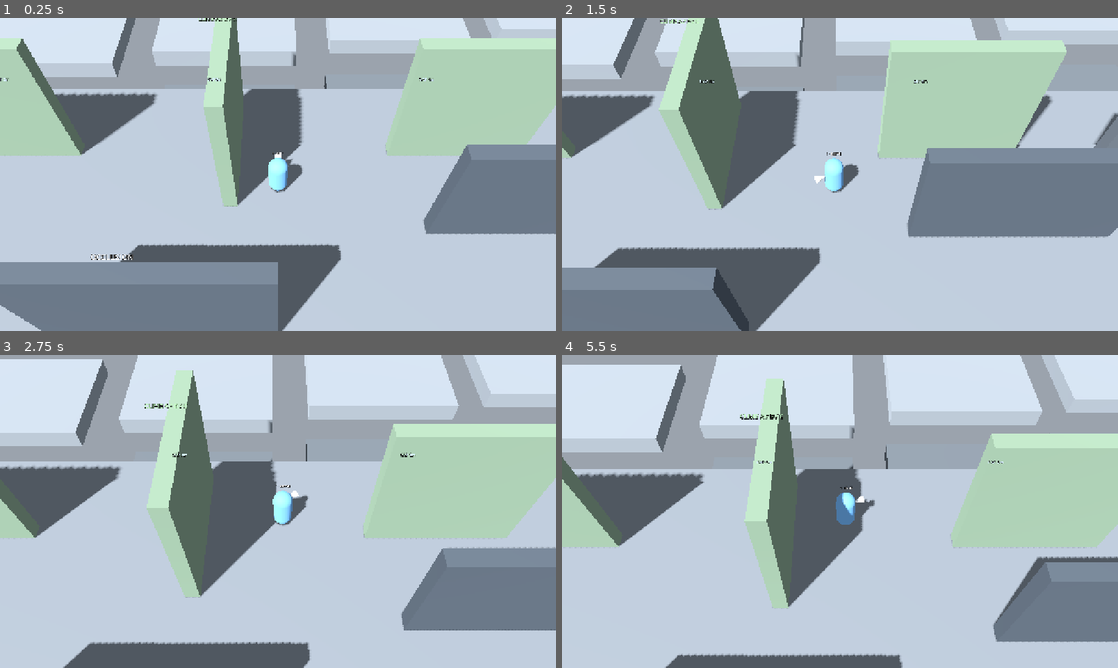
Above: before the commit, frames 1-4 (two rows, left to right).
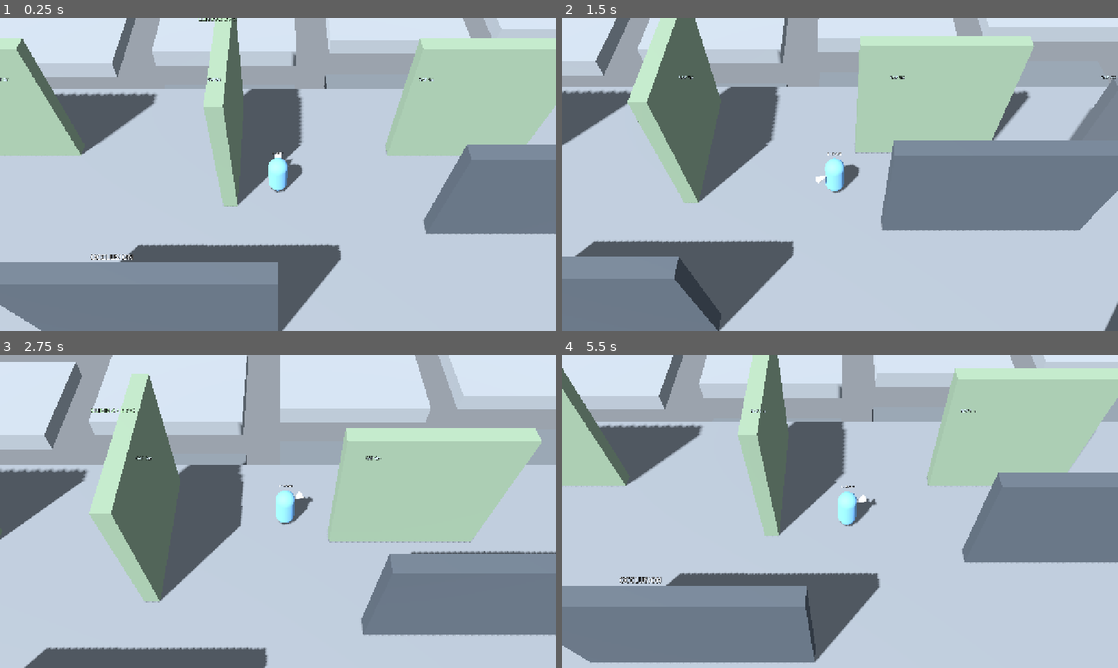
Above: after the commit, the same moments.

Repository: k3vin7/personalized_RPG
Game: Godot game, scene res://scenes/playground.tscn
Same seed, same stepped clock (60 frames per second), same inputs: the game is played once before the commit and once after it. This scene is started directly instead of the project's main scene.
Inputs (mouse positions are in pixels of both pictures, inside the frame that each line leads up to):
- Up to frame 1 (0.25 s): no input
- Up to frame 2 (1.5 s): move the mouse to (962, 158) at 0.52 s; hold Right mouse button (move_click) 0.53-1.28 s; move the mouse to (728, 190) at 1.27 s; right-click (728, 190) at 1.35 s
- Up to frame 3 (2.75 s): move the mouse to (333, 442) at 2.02 s; hold Right mouse button (move_click) from 2.03 s (still down)
- Up to frame 4 (5.5 s): move the mouse to (812, 574) at 2.77 s; release Right mouse button (move_click) at 2.78 s; right-click (812, 574) at 2.85 s; move the mouse to (1006, 558) at 3.52 s; hold Right mouse button (move_click) 3.53-4.28 s; tap Escape (cancel) at 4.15 s; tap Enter at 4.25 s; move the mouse to (673, 464) at 4.27 s; right-click (673, 464) at 4.35 s; move the mouse to (867, 511) at 5.02 s; hold Right mouse button (move_click) from 5.03 s (still down)

The runs differ from the first frame. In frame 2, 27% of the frame differs, in the area x 0-100%, y 0-100%; in frame 3, 33%; in frame 4, 64%.

Commit message:
단계 1 수정: 내 발보다 낮은 벽 전부 투명화, 드래그 중 상태 깜빡임·정지 제거, 벽을 NavMesh 굽기에 포함

Diff:
--- a/scripts/camera/occlusion_fader.gd
+++ b/scripts/camera/occlusion_fader.gd
@@ -7,6 +7,11 @@
 # through the wall, not at the wall.
 
 const OCCLUDER_GROUP := "occluder"
+# Every wall that is allowed to fade, with its top height in the "top_y" meta.
+const WALL_GROUP := "fadeable_wall"
+# Strictly below our feet by this much, so a wall whose top is level with the
+# ground we stand on stays solid.
+const FADE_BELOW_MARGIN := 0.1
 const FADE_HIDDEN := 0.25
 const FADE_VISIBLE := 1.0
 const FADE_SPEED := 8.0
@@ -40,6 +45,20 @@
 	if not is_instance_valid(camera) or camera.camera == null or not is_instance_valid(target):
 		return
 	var blocking := _walls_in_the_way()
+	# Height rule, independent of what the camera ray happens to graze: a wall
+	# that tops out below our feet is behind us as far as the view is concerned,
+	# so it fades whether it is next to us or across the map.
+	var feet_y := target.global_position.y - Player.BODY_HALF_HEIGHT - FADE_BELOW_MARGIN
+	for node in get_tree().get_nodes_in_group(WALL_GROUP):
+		var wall := node as CollisionObject3D
+		if wall == null:
+			continue
+		var wall_id := wall.get_instance_id()
+		if not _levels.has(wall_id):
+			_levels[wall_id] = {"body": wall, "level": FADE_VISIBLE}
+		if float(wall.get_meta("top_y", INF)) < feet_y:
+			blocking[wall_id] = true
+
 	# Known walls ease towards hidden or visible; the dither makes the change
 	# readable without any sorting problems.
 	for instance_id in _levels.keys():
--- a/scripts/player/player_movement.gd
+++ b/scripts/player/player_movement.gd
@@ -21,6 +21,7 @@
 var _path := PackedVector3Array()
 var _path_index := 0
 var _pending_frames := 0
+var _path_dirty := false
 var _retries := 0
 var _drag_left := 0.0
 
@@ -43,20 +44,26 @@
 	_path.clear()
 	_path_index = 0
 	_retries = 0
-	if player.state == Player.State.MOVE:
-		player.change_state(Player.State.IDLE)
+	_path_dirty = false
 
 
 func set_target(world_point: Vector3) -> void:
+	# An order to where we already stand is not an order. Without this, holding
+	# the button with the cursor over your own feet arrives, cancels and
+	# re-orders every tenth of a second, which reads as a flickering state.
+	if _flat_distance(player.global_position, world_point) <= ARRIVE_TOLERANCE:
+		return
 	_target = world_point
 	_has_target = true
 	_agent.target_position = world_point
-	_path.clear()
-	_path_index = 0
 	_retries = 0
 	# The agent reports its previous path as finished until the server has taken
-	# the new target. Do not read arrival from that one frame window.
+	# the new target, so the result is only read after a few frames. The path we
+	# already have stays in use until then: a held right button re-issues the
+	# order ten times a second, and dropping the path on each one would stop the
+	# body dead between queries and flicker the state.
 	_pending_frames = 3
+	_path_dirty = true
 
 
 func _unhandled_input(event: InputEvent) -> void:
@@ -84,18 +91,19 @@
 		_drag_left = 0.0
 
 	var desired := _desired_velocity()
-	var speed := player.stats.ratio()
 	if desired.length_squared() > 0.0001:
 		player.velocity.x = desired.x
 		player.velocity.z = desired.z
 		player.face_direction(desired, delta)
-		if player.state == Player.State.IDLE:
-			player.change_state(Player.State.MOVE)
 	else:
 		player.velocity.x = 0.0
 		player.velocity.z = 0.0
-		if player.state == Player.State.MOVE:
-			player.change_state(Player.State.IDLE)
+	# Taken from whether an order stands, not from this frame's velocity: a
+	# re-query gap is still MOVE, because the order has not gone anywhere.
+	if _has_target and player.state == Player.State.IDLE:
+		player.change_state(Player.State.MOVE)
+	elif not _has_target and player.state == Player.State.MOVE:
+		player.change_state(Player.State.IDLE)
 	# Gravity is here even before the jump stage, or the body floats off ledges.
 	if player.is_on_floor():
 		player.velocity.y = -0.5
@@ -138,21 +146,10 @@
 		return Vector3.ZERO
 	if _pending_frames > 0:
 		_pending_frames -= 1
+	elif _path_dirty or _path.is_empty():
+		_query_path()
+	if _path.is_empty():
 		return Vector3.ZERO
-	if _path.is_empty():
-		# One call makes the agent run its pending query; the points are then
-		# ours to walk.
-		_agent.get_next_path_position()
-		_path = _agent.get_current_navigation_path()
-		_path_index = 0
-		if _path.is_empty():
-			_retries += 1
-			if _retries > PATH_QUERY_RETRIES:
-				cancel_target()
-				return Vector3.ZERO
-			_pending_frames = 1
-			return Vector3.ZERO
-		_retries = 0
 
 	var last_index := _path.size() - 1
 	while _path_index < _path.size():
@@ -161,7 +158,10 @@
 			break
 		_path_index += 1
 	if _path_index >= _path.size():
-		cancel_target()
+		# Walked out the old path while a new one is still being prepared: wait
+		# for it rather than reporting an arrival that is not one.
+		if not _path_dirty:
+			cancel_target()
 		return Vector3.ZERO
 
 	var step := _path[_path_index] - player.global_position
@@ -171,5 +171,23 @@
 	return step.normalized() * move_speed()
 
 
+func _query_path() -> void:
+	# One call makes the agent run its pending query; the points are then ours
+	# to walk in XZ.
+	_agent.get_next_path_position()
+	var result := _agent.get_current_navigation_path()
+	if result.is_empty():
+		_retries += 1
+		if _retries > PATH_QUERY_RETRIES:
+			cancel_target()
+			return
+		_pending_frames = 1
+		return
+	_path = result
+	_path_index = 0
+	_path_dirty = false
+	_retries = 0
+
+
 func _flat_distance(a: Vector3, b: Vector3) -> float:
 	return Vector2(a.x, a.z).distance_to(Vector2(b.x, b.z))
--- a/scripts/world/playground.gd
+++ b/scripts/world/playground.gd
@@ -78,9 +78,11 @@
 	nav_mesh.cell_height = 0.25
 	nav_mesh.geometry_source_geometry_mode = NavigationMesh.SOURCE_GEOMETRY_ROOT_NODE_CHILDREN
 	nav_mesh.geometry_parsed_geometry_type = NavigationMesh.PARSED_GEOMETRY_STATIC_COLLIDERS
-	# Only the World layer is walkable: climb walls and smooth walls must not
-	# contribute a surface.
-	nav_mesh.geometry_collision_mask = WORLD_LAYER
+	# Walls are parsed too, so a path routes around them instead of straight
+	# through. They cannot contribute a walkable surface: their faces are
+	# vertical, and every wall here is 0.6 m thick, which agent_radius erodes
+	# away entirely, so no polygon forms on top of one either.
+	nav_mesh.geometry_collision_mask = WORLD_LAYER | WALL_LAYER | CLIMBABLE_LAYER
 	_region.navigation_mesh = nav_mesh
 	_region.bake_finished.connect(_on_bake_finished)
 	_region.call_deferred("bake_navigation_mesh", true)
@@ -170,6 +172,38 @@
 	await get_tree().create_timer(3.0).timeout
 	print("PLAYGROUND_SMOKE_GAP peer=%d stopped_z=%.2f crossed=%s" % [
 		multiplayer.get_unique_id(), local.global_position.z, local.global_position.z < -2.5])
+
+	# A held right button re-issues the order ten times a second. The state must
+	# not flicker and the body must not stall between the queries.
+	# Far enough that the whole window is travel: measuring past the arrival
+	# would just be counting the time spent standing still.
+	local.global_position = Vector3(1.5, 1.0, 16.0)
+	await get_tree().create_timer(0.6).timeout
+	var flips := 0
+	var last_state := local.state
+	var stalls := 0
+	var drag_target := Vector3(1.5, 0.0, -1.0)
+	for _tick in range(240):
+		if _tick % 12 == 0:
+			local.movement.set_target(drag_target)
+		await get_tree().physics_frame
+		if local.state != last_state:
+			flips += 1
+			last_state = local.state
+		if Vector2(local.velocity.x, local.velocity.z).length() < 0.5:
+			stalls += 1
+	print("PLAYGROUND_SMOKE_DRAG state_flips=%d stalled_frames=%d of 240" % [flips, stalls])
+
+	# Walls below the character fade by height alone, wherever they are. From
+	# the high platform the smooth wall (top 4 m) is under our feet; from the
+	# plaza nothing is, and no occluder sits in this line of sight either.
+	local.global_position = Vector3(14.0, 6.0, 14.0)
+	await get_tree().create_timer(1.2).timeout
+	var faded_high := OcclusionFader.faded_rids().size()
+	local.global_position = Vector3(-15.0, 1.0, 6.0)
+	await get_tree().create_timer(1.2).timeout
+	var faded_low := OcclusionFader.faded_rids().size()
+	print("PLAYGROUND_SMOKE_FADE on_platform=%d on_plaza=%d" % [faded_high, faded_low])
 
 	if multiplayer.is_server():
 		# Long enough that the other process has really gone, not merely queued.
@@ -257,9 +291,9 @@
 
 func _build_walls() -> void:
 	# Climbable, 6 x 6. A faces the camera, B faces sideways, C faces away.
-	_box("ClimbWallA", Vector3(-14.0, 3.0, 2.0), Vector3(6.0, 6.0, 0.6), Color("7a8f7a"), CLIMBABLE_LAYER, true)
-	_box("ClimbWallB", Vector3(-4.0, 3.0, 2.0), Vector3(0.6, 6.0, 6.0), Color("7a8f7a"), CLIMBABLE_LAYER, true)
-	_box("ClimbWallC", Vector3(6.0, 3.0, 2.0), Vector3(6.0, 6.0, 0.6), Color("7a8f7a"), CLIMBABLE_LAYER, true)
+	_box("ClimbWallA", Vector3(-14.0, 3.0, 2.0), Vector3(6.0, 6.0, 0.6), Color("7a8f7a"), CLIMBABLE_LAYER)
+	_box("ClimbWallB", Vector3(-4.0, 3.0, 2.0), Vector3(0.6, 6.0, 6.0), Color("7a8f7a"), CLIMBABLE_LAYER)
+	_box("ClimbWallC", Vector3(6.0, 3.0, 2.0), Vector3(6.0, 6.0, 0.6), Color("7a8f7a"), CLIMBABLE_LAYER)
 	_sign("CLIMB A / B / C", Vector3(-4.0, 7.0, 2.0), Color("c8ffc8"))
 	# Smooth wall: looks the same, cannot be climbed.
 	_box("SmoothWall", Vector3(16.0, 2.0, 2.0), Vector3(6.0, 4.0, 0.6), Color("555b62"), WALL_LAYER)
@@ -268,8 +302,8 @@
 
 func _build_occluders() -> void:
 	# Between the camera and the plaza, so walking behind one fades it.
-	_box("OccluderA", Vector3(-6.0, 2.5, 10.0), Vector3(8.0, 5.0, 0.6), Color("4b535c"), WALL_LAYER, true, true)
-	_box("OccluderB", Vector3(8.0, 2.5, 6.0), Vector3(8.0, 5.0, 0.6), Color("4b535c"), WALL_LAYER, true, true)
+	_box("OccluderA", Vector3(-6.0, 2.5, 10.0), Vector3(8.0, 5.0, 0.6), Color("4b535c"), WALL_LAYER, true)
+	_box("OccluderB", Vector3(8.0, 2.5, 6.0), Vector3(8.0, 5.0, 0.6), Color("4b535c"), WALL_LAYER, true)
 	_sign("OCCLUSION", Vector3(-6.0, 6.0, 10.0), Color.WHITE)
 
 
@@ -279,7 +313,6 @@
 		size: Vector3,
 		color: Color,
 		layer: int,
-		outside_navigation := false,
 		occluder := false) -> StaticBody3D:
 	var body := StaticBody3D.new()
 	body.name = box_name
@@ -295,15 +328,21 @@
 	var box_mesh := BoxMesh.new()
 	box_mesh.size = size
 	mesh_instance.mesh = box_mesh
-	if occluder:
-		# Dither fade needs the shader; everything else can stay a plain
-		# material so the fade path is only paid for where it is used.
+	# Anything on a wall layer can fade, whether or not it is in the way: a wall
+	# that tops out below the character is fading by height alone. World layer
+	# boxes are floors, steps and platforms, and must never fade or standing on
+	# a step would dissolve the ground under it.
+	var is_wall := layer == WALL_LAYER or layer == CLIMBABLE_LAYER
+	if is_wall or occluder:
 		var shader_material := ShaderMaterial.new()
 		shader_material.shader = load("res://shaders/dither_fade.gdshader")
 		shader_material.set_shader_parameter("albedo", color)
 		shader_material.set_shader_parameter("fade", 1.0)
 		mesh_instance.material_override = shader_material
-		body.add_to_group(OcclusionFader.OCCLUDER_GROUP)
+		body.set_meta("top_y", at_position.y + size.y * 0.5)
+		body.add_to_group(OcclusionFader.WALL_GROUP)
+		if occluder:
+			body.add_to_group(OcclusionFader.OCCLUDER_GROUP)
 	else:
 		var material := StandardMaterial3D.new()
 		material.albedo_color = color
@@ -311,11 +350,7 @@
 		mesh_instance.material_override = material
 	body.add_child(mesh_instance)
 
-	# Only navigation geometry hangs under the region.
-	if outside_navigation:
-		add_child(body)
-	else:
-		_region.add_child(body)
+	_region.add_child(body)
 	return body
 
 
